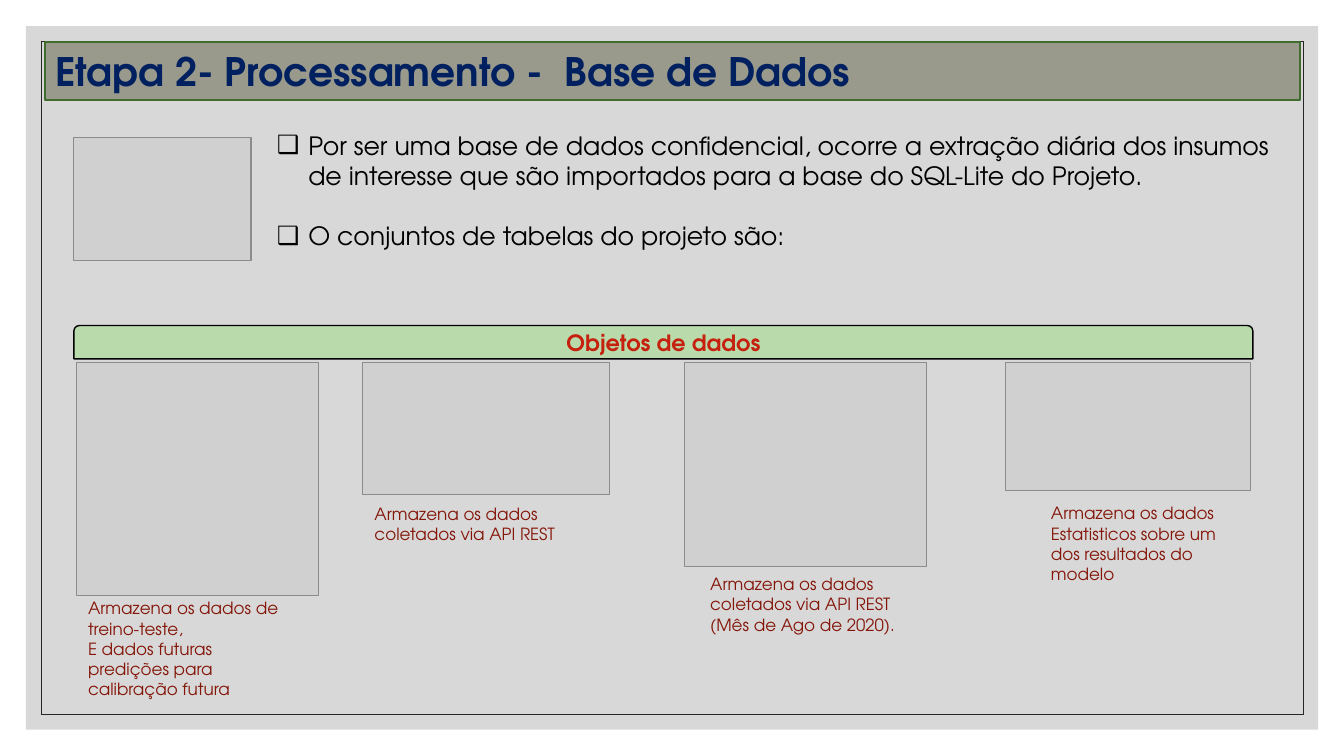
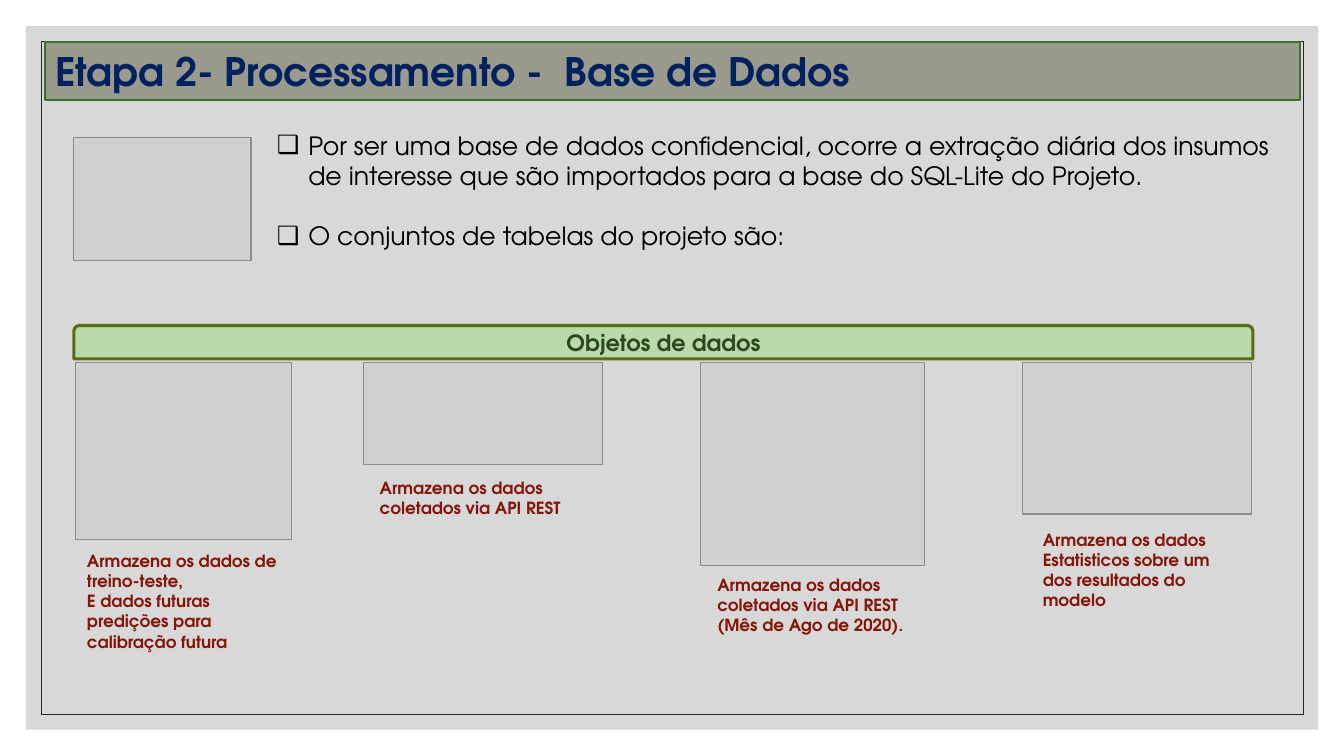
Before and after one commit to tciodaro/mit_data_science, a slide deck: slide 11 of Docs/Project/Projeto AI.pptx (slide 10 before the commit). Drawn at 1344x756 pixels with LibreOffice and Linux fonts; fonts in the diff are those of the drawing; grey boxes stand for pictures. Boxes give left, top, right and bottom in pixels: in the first picture for what was removed or moved away, otherwise in the second. Text is boxed around its words. In the diff, an @@ line names an element or a change of style, - is before the commit and + after.

```diff
--- a/Docs/Project/Projeto AI.pptx
+++ b/Docs/Project/Projeto AI.pptx
@@ round same rect "Objetos de dados" at <box>74,326,1253,359</box>: text colour #C6210E to #2C4820; outline #000000 1 pt to #5D6B18 2.25 pt @@
@@ picture: place and size @@
-picture at <box>77,362,320,595</box>
+picture at <box>76,363,292,539</box>
@@ picture: place and size @@
-picture at <box>362,363,610,494</box>
+picture at <box>363,363,603,465</box>
@@ picture: place and size @@
-picture at <box>685,362,928,567</box>
+picture at <box>701,363,926,566</box>
@@ picture: place and size @@
-picture at <box>1005,363,1251,491</box>
+picture at <box>1023,363,1252,514</box>
@@ text "Armazena os dados coletados via ...": place and size @@
-text "Armazena os dados coletados via ..." at <box>374,507,555,540</box>
+text "Armazena os dados coletados via ..." at <box>380,481,560,514</box>
@@ text "Armazena os dados Estatisticos sobre ...": place and size @@
-text "Armazena os dados Estatisticos sobre ..." at <box>1051,506,1216,580</box>
+text "Armazena os dados Estatisticos sobre ..." at <box>1043,533,1210,606</box>
@@ bold on in 4 elements at <box>717,578,903,635</box>, <box>380,481,560,514</box>, <box>1043,533,1210,606</box>, <box>87,554,277,653</box> @@
@@ text "Armazena os dados de treino-teste,": place and size @@
-text "Armazena os dados de treino-teste," at <box>88,601,278,699</box>
+text "Armazena os dados de treino-teste," at <box>87,554,277,653</box>
@@ text "Armazena os dados coletados via ...": place and size @@
-text "Armazena os dados coletados via ..." at <box>710,577,895,635</box>
+text "Armazena os dados coletados via ..." at <box>717,578,903,635</box>
```
Also in this commit, not shown: 7 other slides changed, 2 slides added, 1 slide removed, 13 other files.
